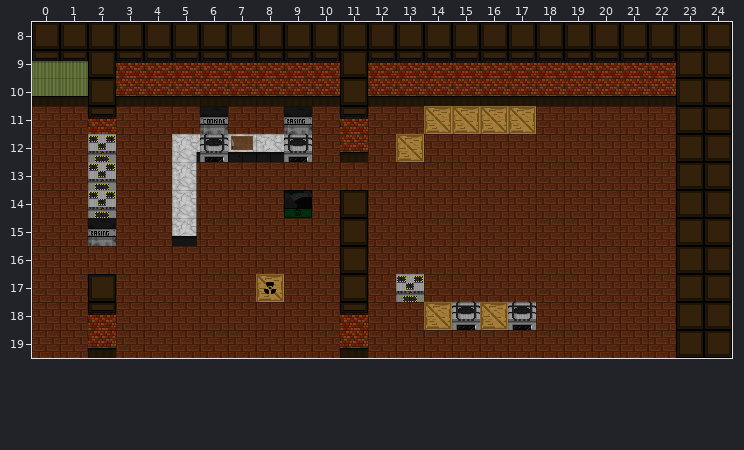
Two states of a Tiled map, assets/map/level1.tmx. The first picture shows the starting point.
Cells are 32x32 px. Shown: x 0..24, y 8..19.
After:
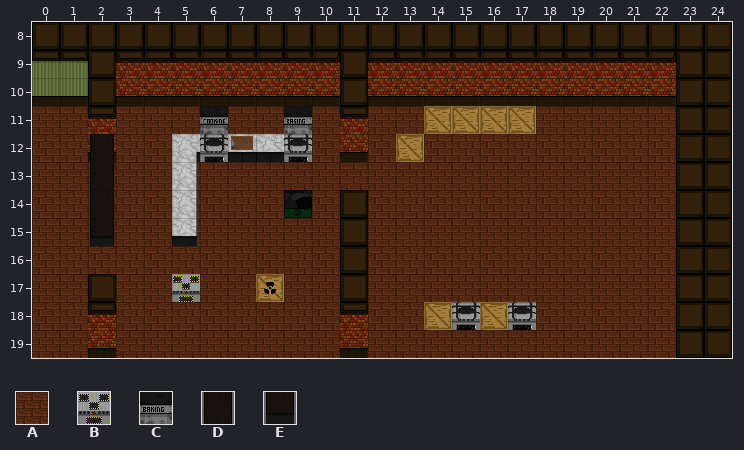
Key: from "Tile Images": A 6 "WoodFloor2", B 26 "Assembler", C 27 "baking", D 30 "customerCounter", E 31 "customerCounterEND".
_ is an empty cell.
Edits made:
Layer "Tile Layer 1":
Tile B gives way to tile A in row 17 at x 13.
Tile A gives way to tile B in row 17 at x 5.
Tile B gives way to tile D in rows 12 to 14 at x 2.
Tile C gives way to tile E in row 15 at x 2.
